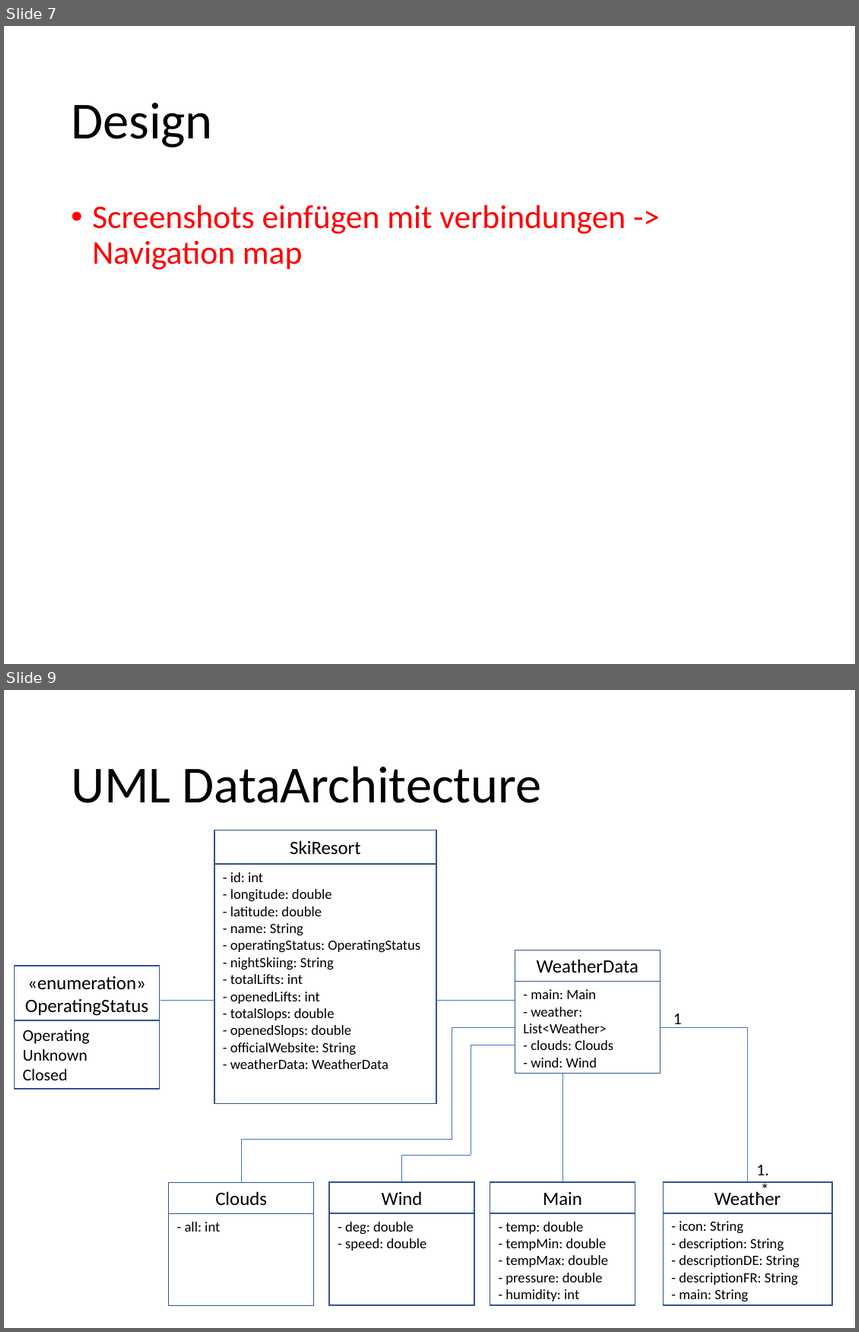
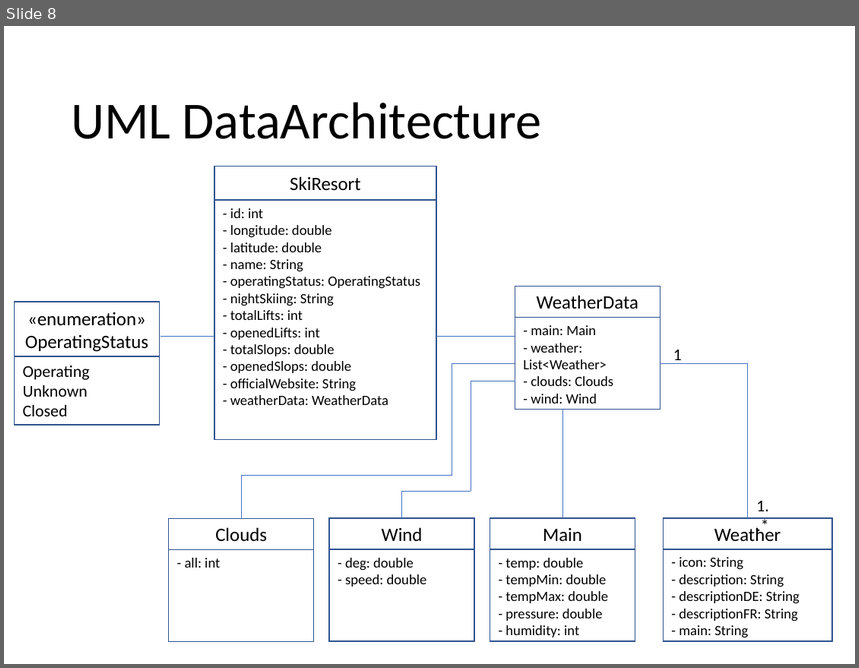
Before and after one commit to MSE-MobOP/Ski-Compass, a slide deck: Documents/Presentation/Presentation.pptx. Shown one above the other, each under a label of ours: slides 7 and 9 before the commit, slide 8 after it; the slides between them are not shown. The pictures are 859x1332 and 859x668 pixels, drawn with LibreOffice and Linux fonts; fonts in the diff are those of the drawing. Boxes give left, top, right and bottom in pixels: in the first picture for what was removed or moved away, otherwise in the second. Text is boxed around its words. In the diff, an @@ line names an element or a change of style, - is before the commit and + after.

```diff
--- a/Documents/Presentation/Presentation.pptx
+++ b/Documents/Presentation/Presentation.pptx
@@ slide 7 removed at (x1=4, y1=26, x2=855, y2=664), background #FFFFFF @@
@@ title removed at (x1=71, y1=103, x2=213, y2=148) @@
-Design
@@ text removed at (x1=92, y1=205, x2=626, y2=270) @@
-• Screenshots einfügen mit verbindungen -> Navigation map
@@ what was slide 9 is now slide 8 @@
```
Also in this commit, not shown: 3 slides changed, 4 slides added, 4 other slides removed.
